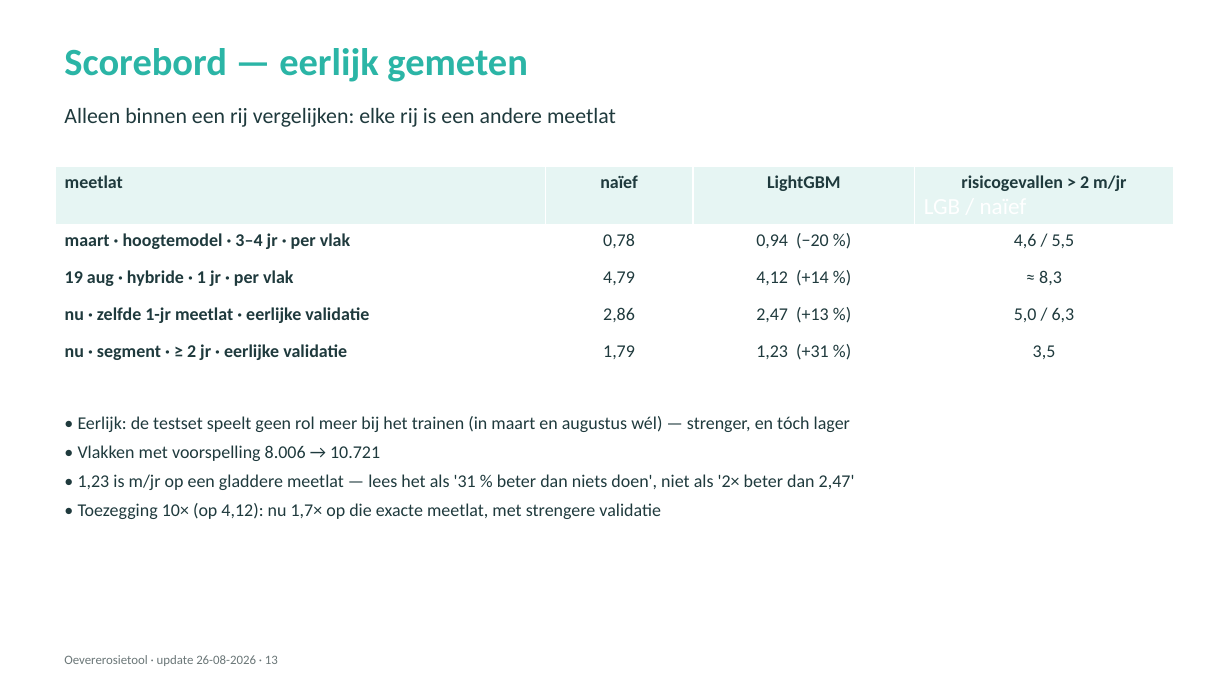
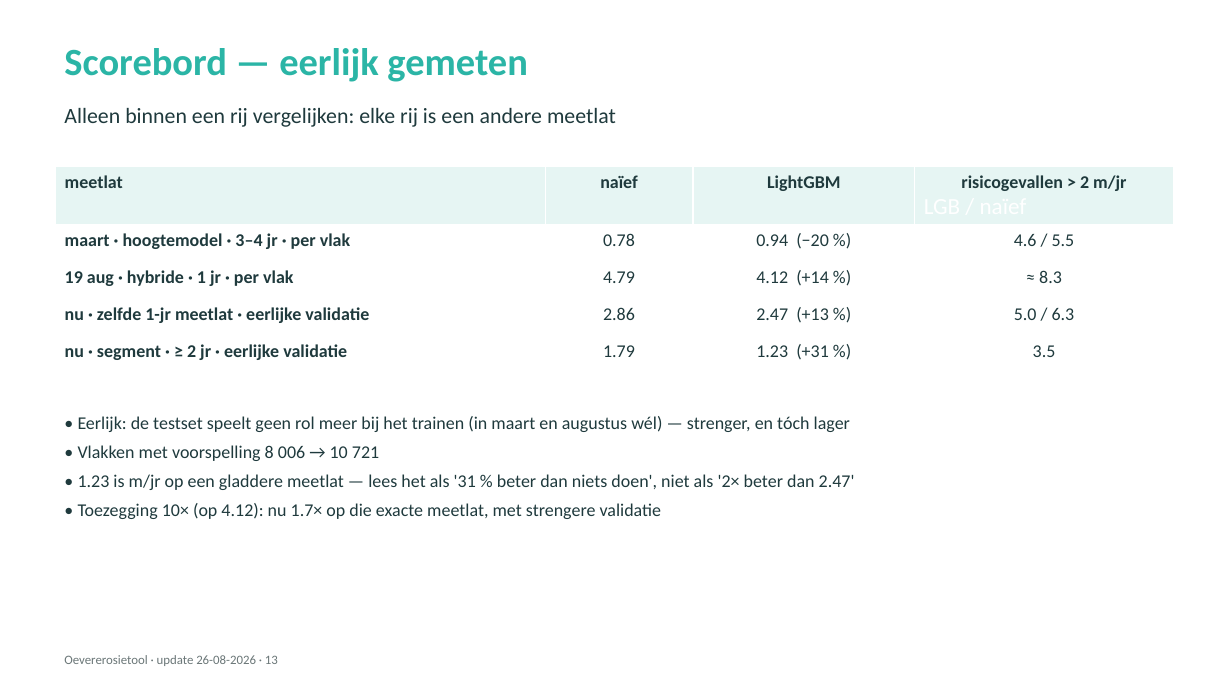
Before and after one commit to HAL24K/wocu-oevererosie, a slide deck: slide 13 of docs/presentations/20260826_update_v2.pptx. Drawn at 1232x693 pixels with LibreOffice and Linux fonts; fonts in the diff are those of the drawing. Boxes give left, top, right and bottom in pixels: in the first picture for what was removed or moved away, otherwise in the second. Text is boxed around its words. In the diff, an @@ line names an element or a change of style, - is before the commit and + after.

```diff
--- a/docs/presentations/20260826_update_v2.pptx
+++ b/docs/presentations/20260826_update_v2.pptx
@@ table at (x1=55, y1=166, x2=1174, y2=494) @@
-row 2: maart · hoogtemodel · 3–4 jr · per vlak | 0,78 | 0,94 (−20 %) | 4,6 / 5,5
+row 2: maart · hoogtemodel · 3–4 jr · per vlak | 0.78 | 0.94 (−20 %) | 4.6 / 5.5
-row 3: 19 aug · hybride · 1 jr · per vlak | 4,79 | 4,12 (+14 %) | ≈ 8,3
+row 3: 19 aug · hybride · 1 jr · per vlak | 4.79 | 4.12 (+14 %) | ≈ 8.3
-row 4: nu · zelfde 1-jr meetlat · eerlijke validatie | 2,86 | 2,47 (+13 %) | 5,0 / 6,3
+row 4: nu · zelfde 1-jr meetlat · eerlijke validatie | 2.86 | 2.47 (+13 %) | 5.0 / 6.3
-row 5: nu · segment · ≥ 2 jr · eerlijke validatie | 1,79 | 1,23 (+31 %) | 3,5
+row 5: nu · segment · ≥ 2 jr · eerlijke validatie | 1.79 | 1.23 (+31 %) | 3.5
@@ text at (x1=78, y1=445, x2=855, y2=519): text changed @@
-• Vlakken met voorspelling 8.006 → 10.721
-• 1,23 is m/jr op een gladdere meetlat — lees het als '31 % beter dan niets doen', niet als '2× beter dan 2,47'
-• Toezegging 10× (op 4,12): nu 1,7× op die exacte meetlat, met strengere validatie
+• Vlakken met voorspelling 8 006 → 10 721
+• 1.23 is m/jr op een gladdere meetlat — lees het als '31 % beter dan niets doen', niet als '2× beter dan 2.47'
+• Toezegging 10× (op 4.12): nu 1.7× op die exacte meetlat, met strengere validatie
```
Also in this commit, not shown: 10 other slides changed, 2 other files.
